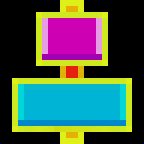
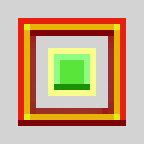
Layer changes from the first w=144, h=144 image to the second:
added layer "Vrstva 15" above "Vrstva 13 kopie" over (18, 18, 126, 126)
removed layer "Vrstva 14" over (0, 0, 144, 144)
added layer "Vrstva 16" above "Vrstva 12" over (0, 0, 144, 144)
hid "Vrstva 12" over (60, 0, 84, 144)
hid "Vrstva 8" over (54, 78, 132, 132)
hid "Vrstva 11" over (12, 78, 108, 132)
hid "Vrstva 9" over (60, 12, 108, 66)
hid "Vrstva 6 (sloučené)" over (36, 12, 108, 66)
